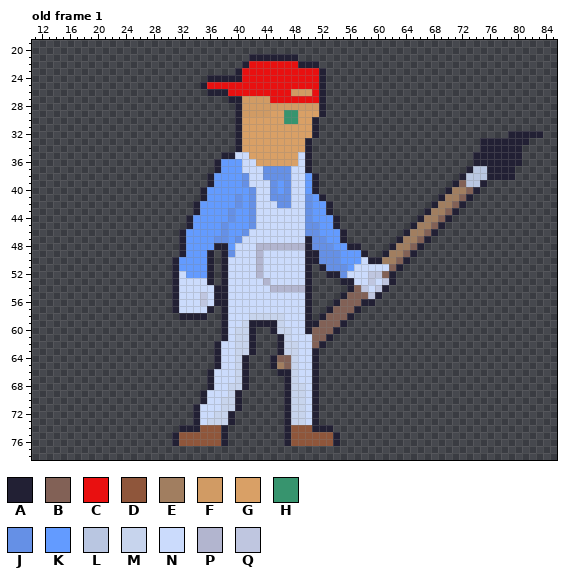
Pixel-art file: characters/player.ase. The first picture shows the starting point.
96x96 pixels, 7 frames. Shown: old frame 1: x 11..85, y 19..78. The commit also changed other frames, which this record leaves out.
Palette (. is transparent): A #222034  B #826156  C #e91010  D #8f563b  E #a17e60  F #d19b64  G #d9a066  H #37946e  J #6590e6  K #639bff  L #b9c6e1  M #c7d4ed  N #cbdbfc  P #b2b5cf  Q #bfc6e0
Pixels before, old frame 1 (only the part around the change), first column x 22:
26 ..............AAACCCCCCCCCFFFCA.................................
27 .................AAFFFFCCCCCCCA.................................
28 ..................AFFFFFFFFFFFA.................................
29 ..................AFFFFGGHHGGGA.................................
30 ..................AGGGGGGHHGGA..................................
31 ..................AGGGGGGGGGGA..................................
32 ..................AGGGGGGGGGGA...........................AAAAA..
33 ..................AGGGGGGGGGA........................AAAAAAA....
34 ..................AGGGGGGGGGA........................AAAAAA.....
35 ................AANNGGGGGGGNA.......................AAAAAAA.....
36 ...............AKKKNNGGGGGGNA.......................AAAAAAA.....
37 ...............AKKKNNNJJJJNNA......................ALLAAAA......
38 ..............AKKKKJNNJJJJNNKA....................ALLLAAAA......
39 ..............AKKKKJNNNJKJNNKA...................ABLLA..........
40 .............AKKKKKKJNNJKJNNKA..................AEEBA...........
41 .............AKKKKJKJNNJJJNNJKA................AEEBA............
42 ............AKKKKKJKJNNNJJNNJKKA..............AEEBA.............
43 ............AKKKKJKKJNNNNNNNJKKA.............AEEBA..............
44 ...........AKKKKKJKKJNNNNNNNJKKKA...........AEEBA...............
45 ...........AKKKKJKKKJNNNNNNNJJKKA..........AEEBA................
46 ..........AKKKKKJKKJNNNNNNNNJJKKKA........AEEBA.................
47 ..........AKKKKJJKJNNNNNNNNNAJJKKA.......AEEBA..................
48 ..........AKKKKAAKNNNPPPPPPPAJJJKKAA....AEEBA...................
49 ..........AKKKA.AJNNNPNNNNNNAAJJJKKKA..AEEBA....................
50 .........AKKKKA.ANNNNPNNNNNNAAJJJKKKNAAEEBA.....................
51 .........AKKKKA.ANNNNPNNNNNNA.AJJJKNNNNNBA......................
52 .........ANKKKA.ANNNNPNNNNNNA..AAJNNNQQBA.......................
53 .........ANNNNA.ANNNNNPNNNNNA....AANNQNQA.......................
54 .........ANNNNNAANNNNNNPPPPPA.....ABQNQA........................
55 .........ANNNQNAANNNNNNNNNNNA....ABBBQA.........................
56 .........ANNNQNAANNNNNNNNNNNA...ABBBAA..........................
57 .........ANNNNA.ANNNNNNNNNNNA..ABBBA............................
58 ..........AAAA..ANNNMMMMMNNNA.ABBBA.............................
59 ................ANNMAAAAMNNNAABBBA..............................
60 ................ANMMA..AMMNNABBBA...............................
61 ................ANMMA...AMNNNBBA................................
62 ...............ANNMMA...AMMNNBA.................................
63 ...............ANNMMA...AMMNNA..................................
64 ...............ANNMA...ABBMNNA..................................
65 ...............ANNMA...AEBMNNA..................................
66 ..............ANNNMA....AAMNNA..................................
67 ..............ANNNMA.....AMNNA..................................
68 ..............ANNMMA.....AMMNA..................................
69 .............ANNNMA......AMMNA..................................
70 .............ANNMMA......AMMNA..................................
71 ............ANNNMMA......AMMNA..................................
Now the later version:
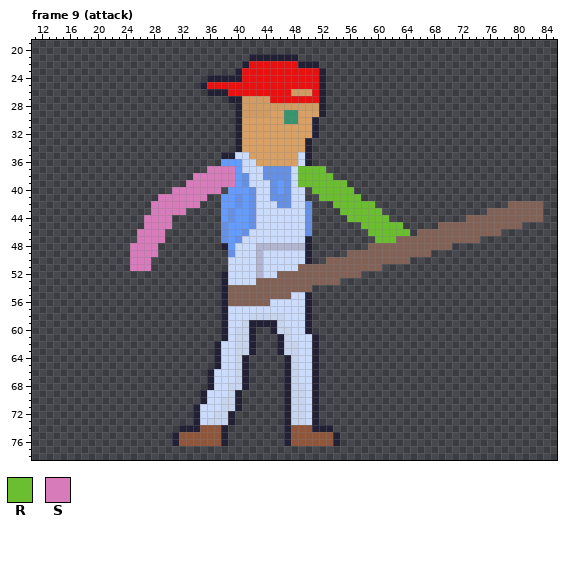
Colours new in this view: R #6abe30  S #d77bba
A new or re-ordered frame is compared with the old frame closest to it.
Change:
frames 7 -> 10
layer "Layer 7" added
layer "Layer 4" removed
Changed rows in their new state; - is an unchanged pixel.
Frame 9 (attack) is new; against old frame 1:
first column x 25:
32 ------------------------------------------------------.....
33 --------------------------------------------------.......--
34 --------------------------------------------------......---
35 -------------------------------------------------.......---
36 ------------.------------------------------------.......---
37 -----------SSSS---------RRRR--------------------.......----
38 ---------SSSSSS---------RRRRR------------------........----
39 --------SSSSSSS---------RRRRRRR---------------.....--------
40 ------SSSSSSS.-----------.RRRRRR-------------.....---------
41 ----SSSSSSS..------------..RRRRRR-----------.....----------
42 ---SSSSSSS...-------------...RRRRRR--------.....------BBBBB
43 ---SSSSS-....-------------...-RRRRRR------.....----BBBBBBBB
44 --SSSS--.....-------------....-RRRRRR----.....--BBBBBBBBBBB
45 --SSSS--.....-------------....---RRRRRR-....BBBBBBBBBBBB---
46 -SSSS--......-------------.....---RRRRRR.B-BBBBBBBBBB------
47 -SSSS--......-------------.....----RRRBBB-BBBBBBBB---------
48 SSSS---......-------------.......-BBBBBB-BBBBB-------------
49 SSSS---.....-.------------.....BBBBBBBB-BBB----------------
50 SSS---......-.------------..BBBBBBBBBB-B-------------------
51 SSS---......-.----------BBBBBBBBBBBB...--------------------
52 ------......---------BBBBBBBBBBBB.....---------------------
53 ------......------BBBBBBBBBBBB........---------------------
54 ------.......-BBBBBBBBBBBB-----......----------------------
55 ------.......-BBBBBBBBB-------......-----------------------
56 ------.......-BBBBBB---------......------------------------
57 ------......----------------.....--------------------------
58 -------....----------------.....---------------------------
59 --------------------------.....----------------------------
60 --------------------------....-----------------------------
61 --------------------------A..------------------------------
62 --------------------------A.-------------------------------
64 --------------------..A------------------------------------
65 --------------------..A------------------------------------
66 ---------------------.-------------------------------------
